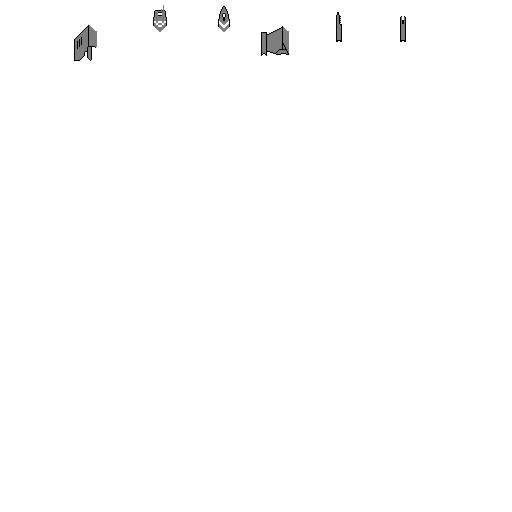
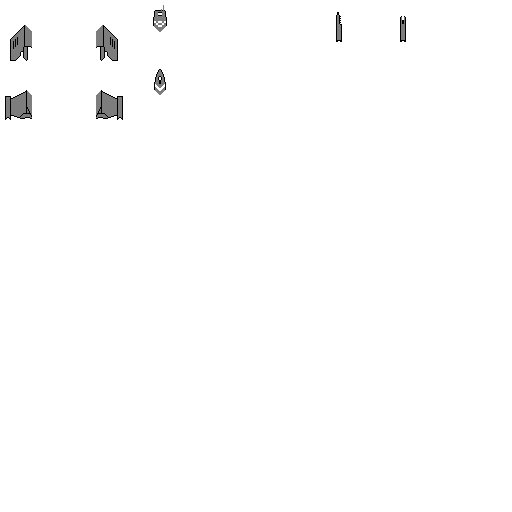
Layer changes from the first 512px x 512px image to the second:
painted on "Fighter Parts" over [5, 6, 289, 120]
